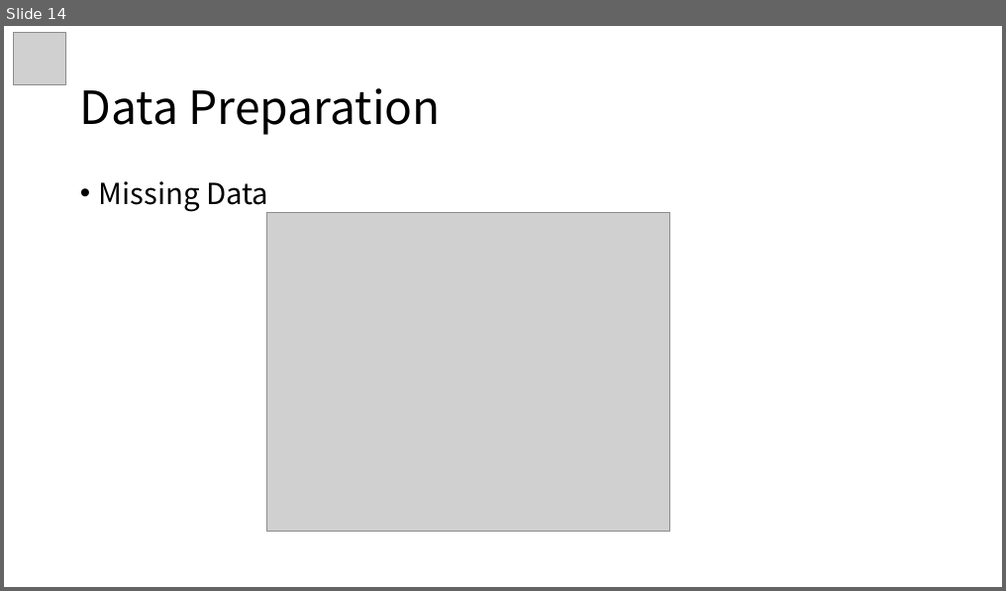
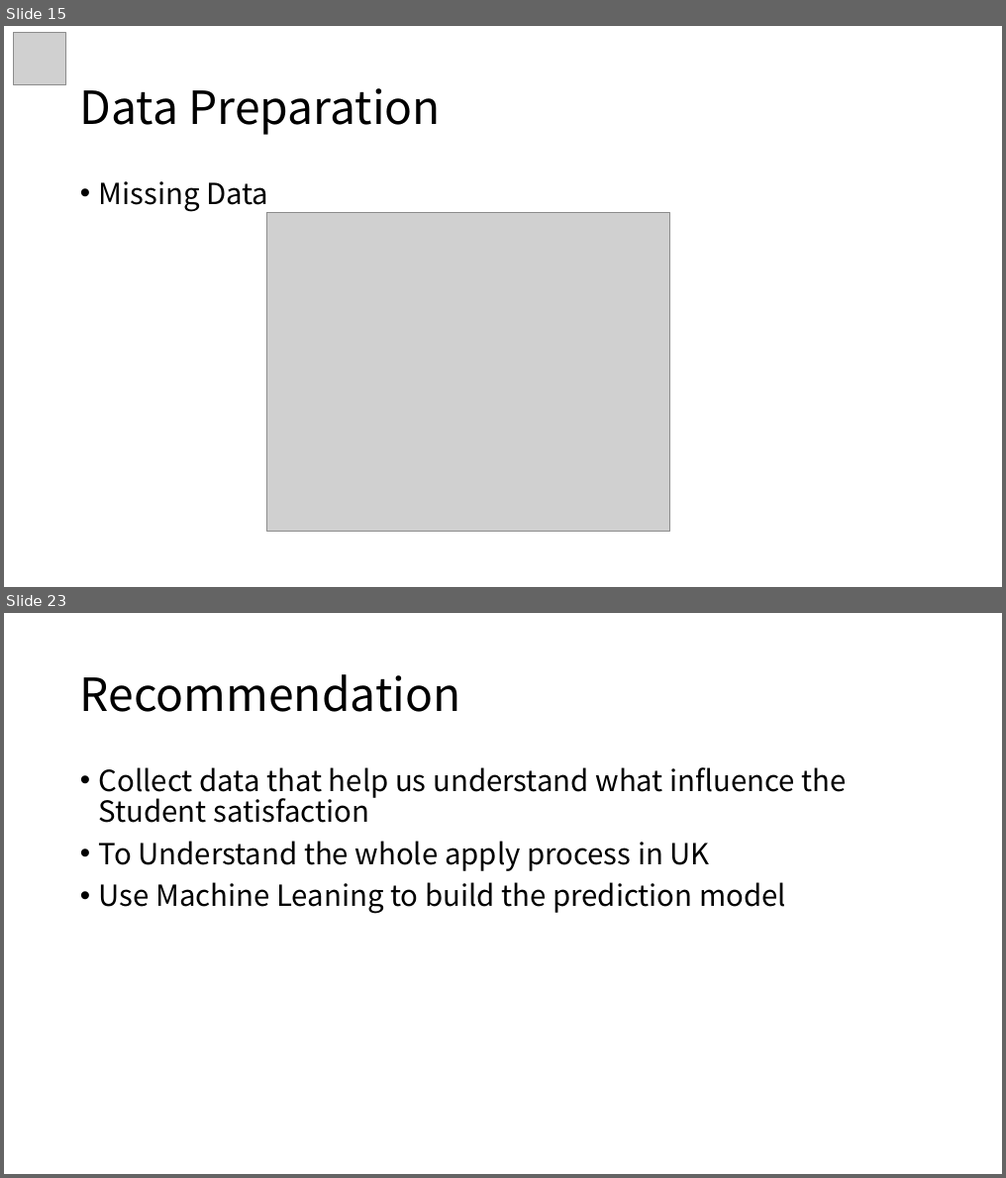
Before and after one commit to ziqing97/BilligenceCaseStudyUkUni, a slide deck: vortrag/Vortrag.pptx. Shown one above the other, each under a label of ours: slide 14 before the commit, slides 15 and 23 after it; the slides between them are not shown. The pictures are 1006x591 and 1006x1178 pixels, drawn with LibreOffice and Linux fonts; fonts in the diff are those of the drawing; grey boxes stand for pictures. Boxes give left, top, right and bottom in pixels: in the first picture for what was removed or moved away, otherwise in the second. Text is boxed around its words. In the diff, an @@ line names an element or a change of style, - is before the commit and + after.

```diff
--- a/vortrag/Vortrag.pptx
+++ b/vortrag/Vortrag.pptx
@@ slide 23 added at [4,613,1002,1174], background #FFFFFF @@
@@ title added at [80,674,460,712], 44 pt, text #000000 @@
+Recommendation
@@ text added at [99,767,846,914], 28 pt, text #000000 @@
+• Collect data that help us understand what influence the Student satisfaction
+• To Understand the whole apply process in UK
+• Use Machine Leaning to build the prediction model
@@ what was slide 14 is now slide 15 @@
```
Also in this commit, not shown: 5 slides changed, 7 other slides added, 2 slides removed.
